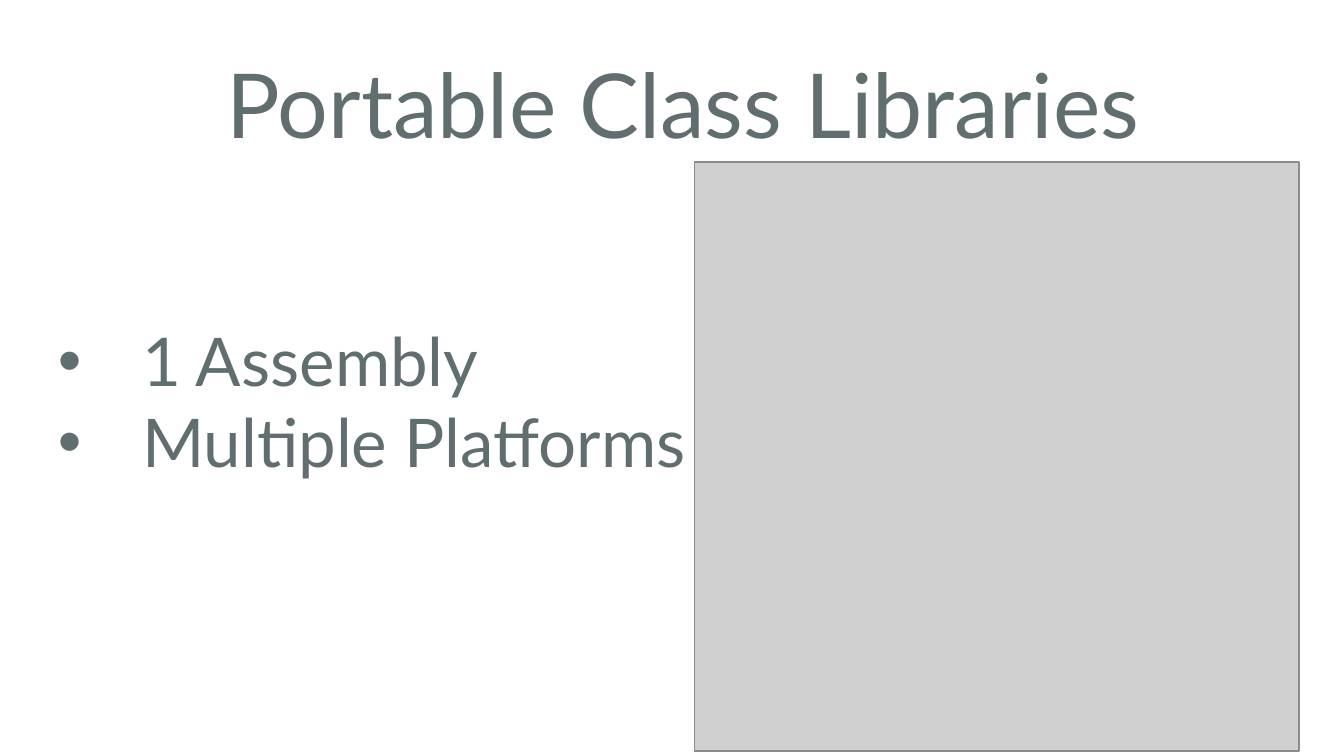
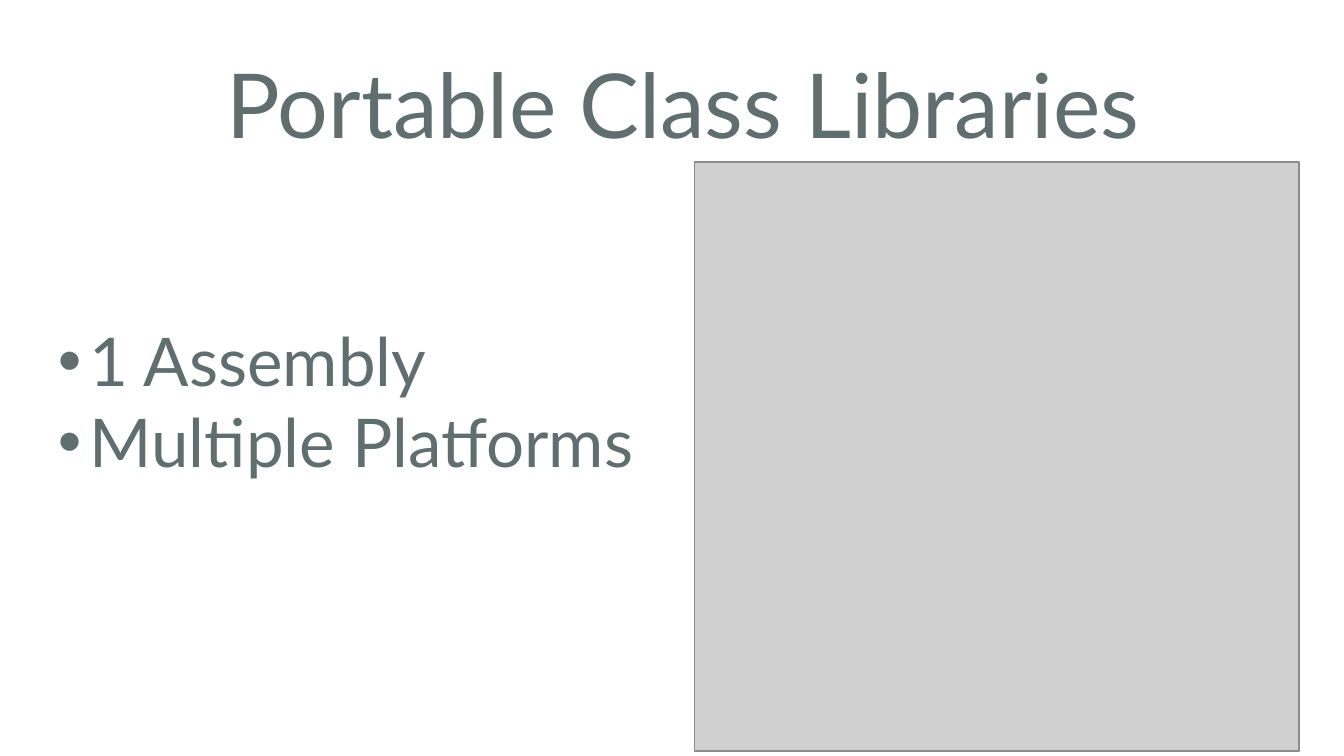
Before and after one commit to jamesmontemagno/PlanetXamarin, a slide deck: slide 6 of PCLinVS.ppt (slide 5 before the commit). Drawn at 1344x756 pixels with LibreOffice and Linux fonts; fonts in the diff are those of the drawing; grey boxes stand for pictures; background and template pictures are left out. Boxes give left, top, right and bottom in pixels: in the first picture for what was removed or moved away, otherwise in the second. Text is boxed around its words. In the diff, an @@ line names an element or a change of style, - is before the commit and + after.

```diff
--- a/PCLinVS.ppt
+++ b/PCLinVS.ppt
@@ text "1 Assembly" at [90, 336, 633, 479]: indent changed @@
```
Also in this commit, not shown: 1 other slide changed, 6 slides added, 4 slides removed.
